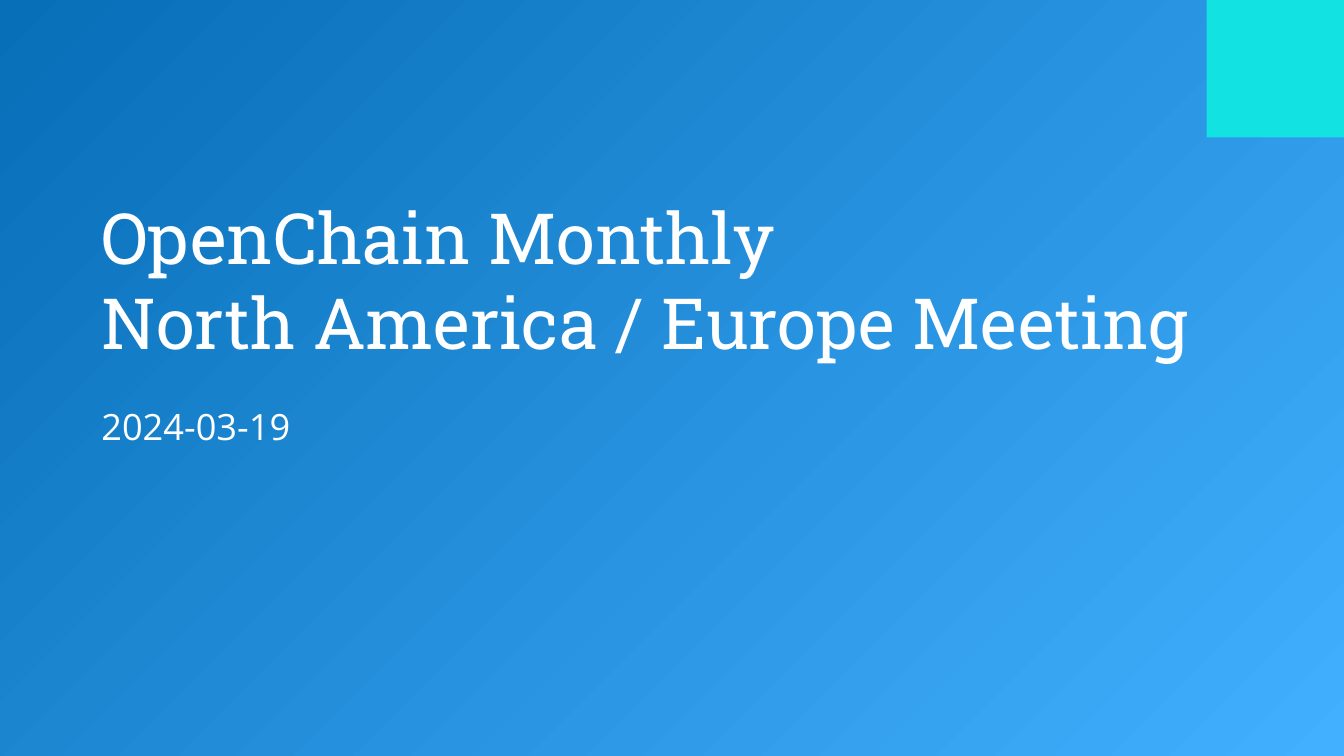
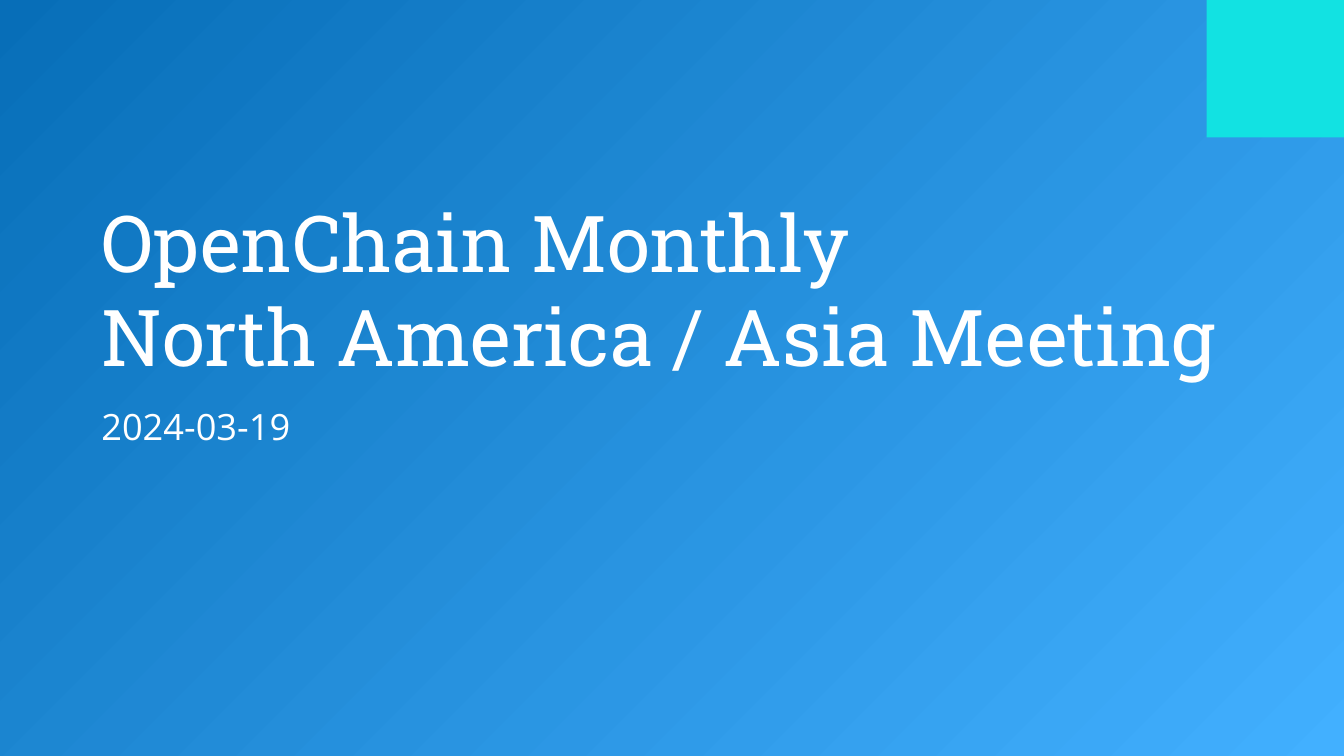
Before and after one commit to OpenChain-Project/Meeting-Slides, a slide deck: slide 1 of Slides/OpenChain-Monthly-Meeting-2024-03-19.pptx. Drawn at 1344x756 pixels with LibreOffice and Linux fonts; fonts in the diff are those of the drawing; background and template pictures are left out. Boxes give left, top, right and bottom in pixels: in the first picture for what was removed or moved away, otherwise in the second. Text is boxed around its words. In the diff, an @@ line names an element or a change of style, - is before the commit and + after.

```diff
--- a/Slides/OpenChain-Monthly-Meeting-2024-03-19.pptx
+++ b/Slides/OpenChain-Monthly-Meeting-2024-03-19.pptx
@@ title at (101, 212, 1216, 383): text changed; size 37.8 to 42 pt @@
-OpenChain Monthly
-North America / Europe Meeting
+OpenChain Monthly
+North America / Asia Meeting
```
Also in this commit, not shown: 1 other slide changed, 1 slide added.
